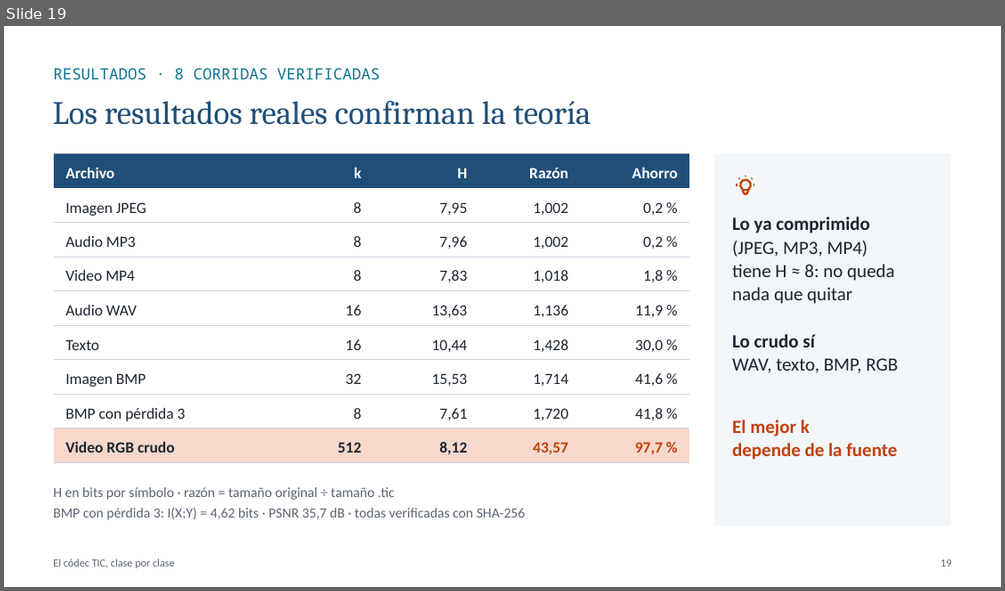
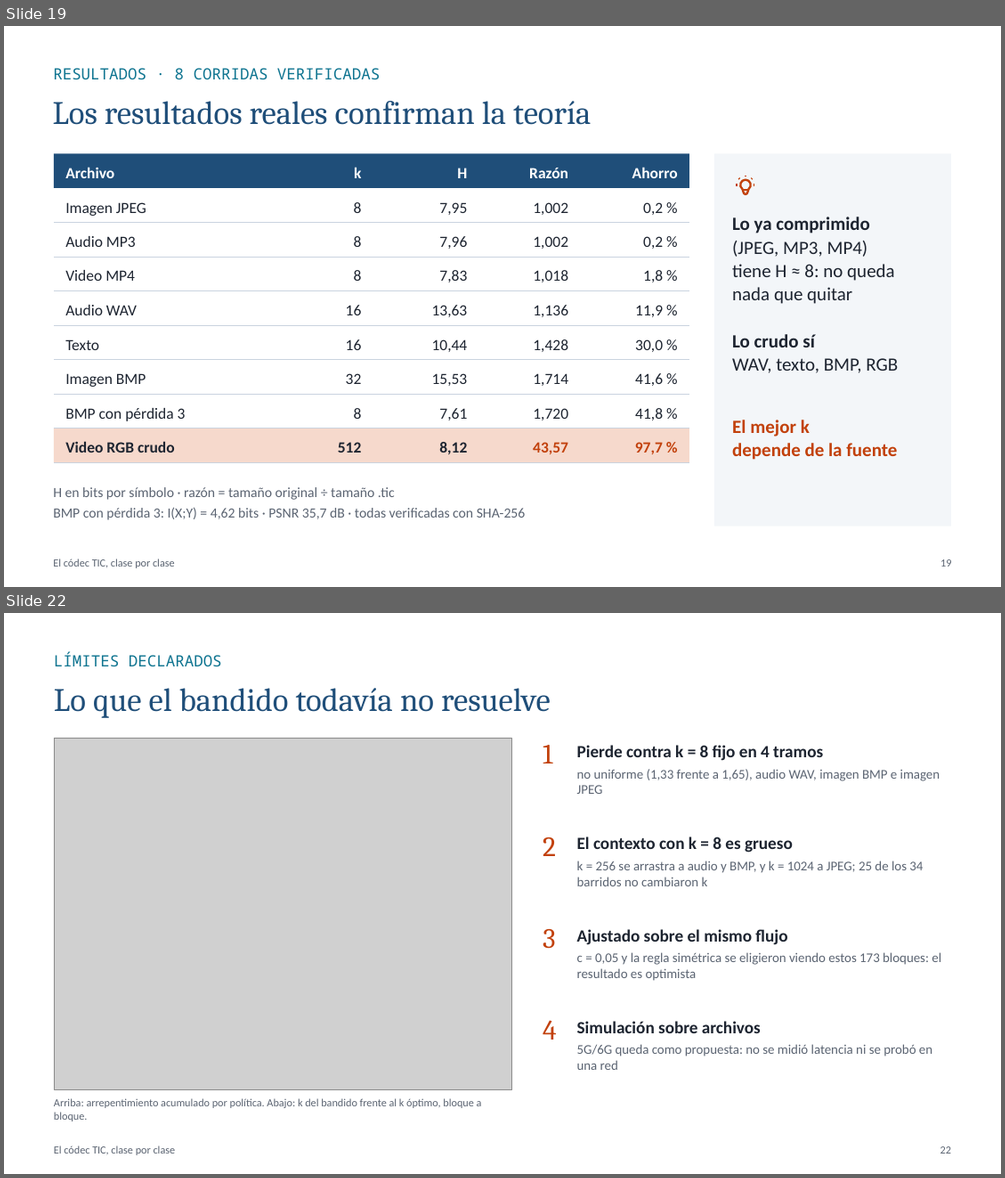
Before and after one commit to J4F3ET/UD.Lab3.TeoriaInformacion, a slide deck: docs/Codec_TIC_clase_por_clase.pptx. Shown one above the other, each under a label of ours: slide 19 before the commit, slides 19 and 22 after it; the slides between them are not shown. The pictures are 1005x591 and 1005x1178 pixels, drawn with LibreOffice and Linux fonts; fonts in the diff are those of the drawing; grey boxes stand for pictures. Boxes give left, top, right and bottom in pixels: in the first picture for what was removed or moved away, otherwise in the second. Text is boxed around its words. In the diff, an @@ line names an element or a change of style, - is before the commit and + after.

```diff
--- a/docs/Codec_TIC_clase_por_clase.pptx
+++ b/docs/Codec_TIC_clase_por_clase.pptx
@@ slide 22 added at [4,613,1001,1174], background #FFFFFF @@
@@ text added at [54,652,222,666], 15 pt, text #0E7490 @@
+LÍMITES DECLARADOS
@@ text added at [54,688,550,718], 31.5 pt, text #1F4E79 @@
+Lo que el bandido todavía no resuelve
@@ picture added at [54,738,512,1090] @@
@@ text added at [542,745,552,763], 27 pt, text #C2410C @@
+1
@@ text added at [577,745,939,794], 12.8 pt, text #5B6472 @@
+Pierde contra k = 8 fijo en 4 tramos
+no uniforme (1,33 frente a 1,65), audio WAV, imagen BMP e imagen JPEG
@@ text added at [542,837,556,856], 27 pt, text #C2410C @@
+2
@@ text added at [577,836,922,886], 12.8 pt, text #5B6472 @@
+El contexto con k = 8 es grueso
+k = 256 se arrastra a audio y BMP, y k = 1024 a JPEG; 25 de los 34 barridos no cambiaron k
@@ text added at [542,929,556,949], 27 pt, text #C2410C @@
+3
@@ text added at [577,929,941,981], 12.8 pt, text #5B6472 @@
+Ajustado sobre el mismo flujo
+c = 0,05 y la regla simétrica se eligieron viendo estos 173 bloques: el resultado es optimista
@@ text added at [542,1020,557,1039], 27 pt, text #C2410C @@
+4
@@ text added at [577,1021,932,1070], 12.8 pt, text #5B6472 @@
+Simulación sobre archivos
+5G/6G queda como propuesta: no se midió latencia ni se probó en una red
@@ text added at [54,1098,482,1121], 10.5 pt, text #5B6472 @@
+Arriba: arrepentimiento acumulado por política. Abajo: k del bandido frente al k óptimo, bloque a bloque.
@@ text added at [54,1145,176,1155], 10.5 pt, text #5B6472 @@
+El códec TIC, clase por clase
@@ text added at [940,1146,951,1153], 10.5 pt, text #5B6472 @@
+22
```
Also in this commit, not shown: 2 slides changed, 2 other slides added.
